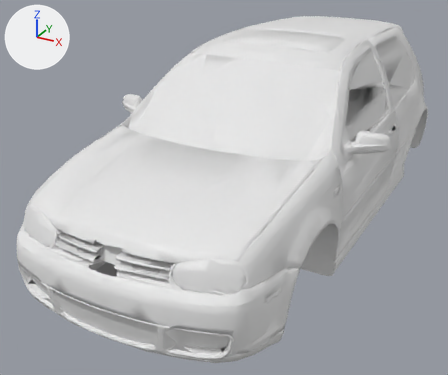
Two versions of the Blender file assets/source/eshell/protoHatch/protoHatch.blend, one commit apart.
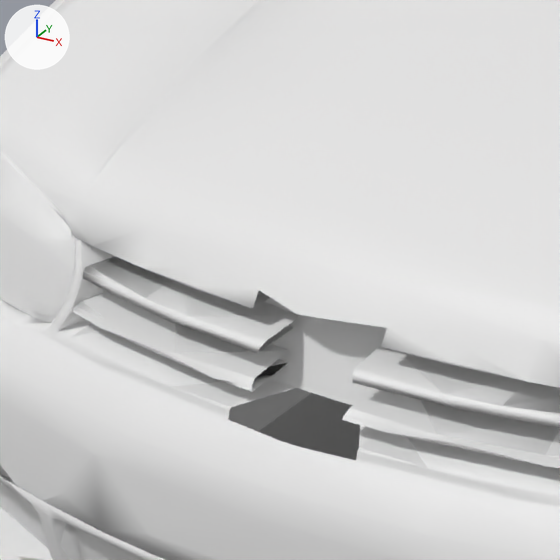
Each version appears first whole from a 50 mm camera at (1.857, -4.17, 2.237) aimed at (-0.221, -0.393, 0.349), and next in a close-up on the part from 9% to 36% of the width and 47% to 80% of the height. The lights are fixed; the arrows at upper left show +X, +Y and +Z. The older version's two pictures come first.

In view in the first close-up: 'protoHatch.Body'.
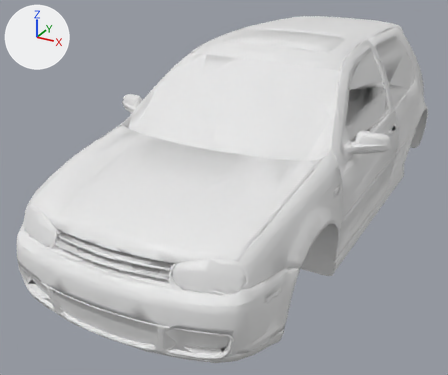
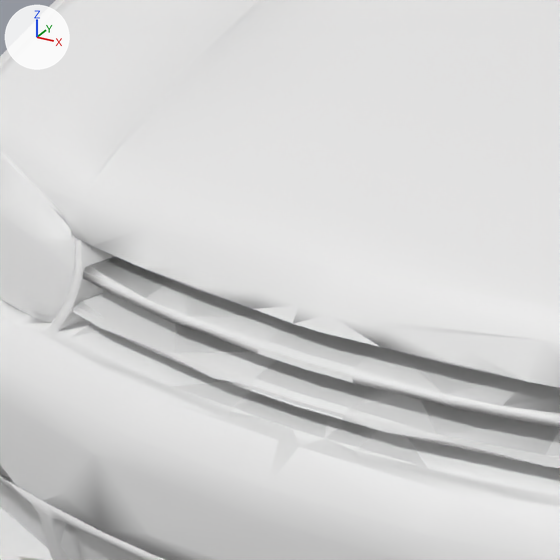
Location of each change, [x1, y1, x2, y2] in pixels of the close-ups (560 x 560 px):
part 1 of me_protohatch_body, built on
    before: [259, 270, 331, 319]
    after: [228, 270, 387, 460]

The edits, one by one:
me_protohatch_body is used by ob_protohatch_body; location (0.0, 0.0, 0.0).
me_protohatch_body had 9396 vertices, 16937 faces and spanned x -1.02..1.02, y -2.14..2.03, z 0.14..1.41.
me_protohatch_body now has 9404 vertices, 16980 faces and spans x -1.02..1.02, y -2.14..2.03, z 0.14..1.41.
Part 1, on me_protohatch_body:
8 vertices are removed from x -0.04..0.04, y -2.02..-1.96, z 0.68..0.7.
10 faces are deleted.
14 vertices are added at x -0.05..0.05, y -2.08..-1.99, z 0.58..0.7.
5 new vertices lie (-0.06, 0.0, 0.0) away from vertices in x 0.06, y -2.07..-1.98, z 0.61..0.66.
38 new faces join them, mat_paint (white #e7e7e7).
16 new faces join them, mat_black (white #e7e7e7).
Other edits to the shape of me_protohatch_body do not show in these pictures.
